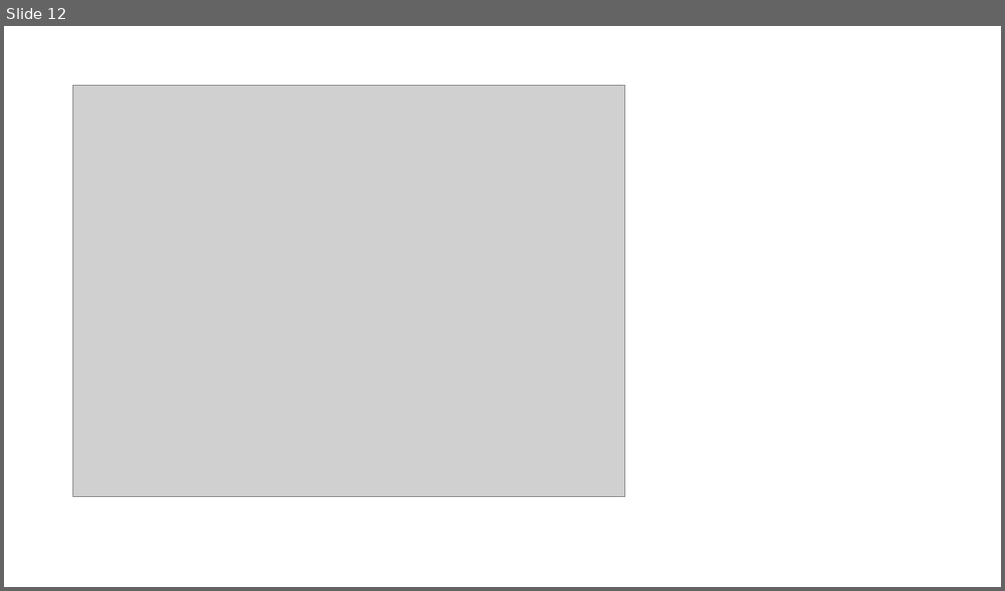
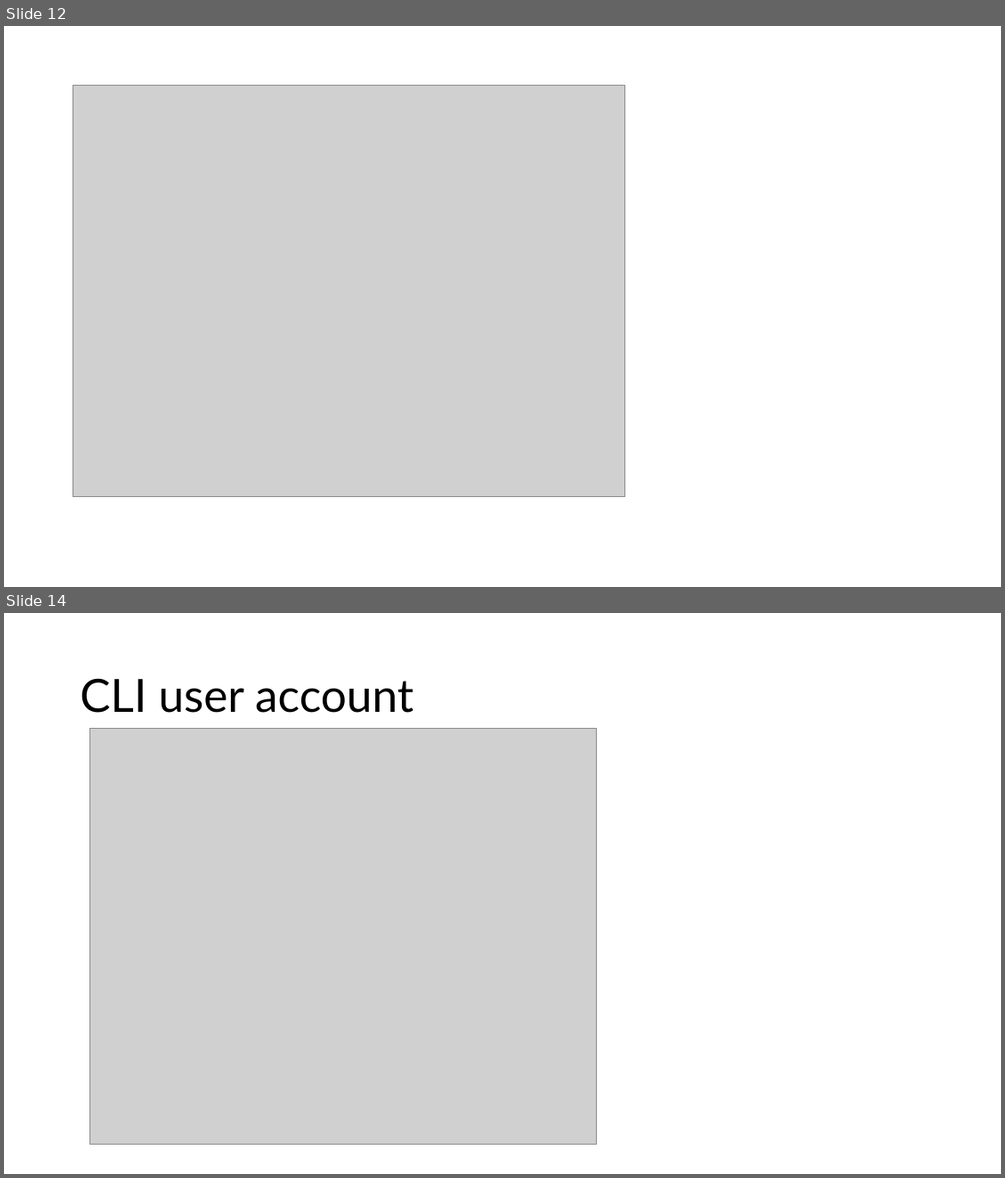
Before and after one commit to PengoPango/401IT_OperatingSystems_repos, a slide deck: 401_OperatingSystems/assignments/Windows Server 2022.pptx. Shown one above the other, each under a label of ours: slide 12 before the commit, slides 12 and 14 after it; the slides between them are not shown. The pictures are 1005x591 and 1005x1178 pixels, drawn with LibreOffice and Linux fonts; fonts in the diff are those of the drawing; grey boxes stand for pictures. Boxes give left, top, right and bottom in pixels: in the first picture for what was removed or moved away, otherwise in the second. Text is boxed around its words. In the diff, an @@ line names an element or a change of style, - is before the commit and + after.

Commit message:
user accounts added, need to sort access control

```diff
--- a/401_OperatingSystems/assignments/Windows Server 2022.pptx
+++ b/401_OperatingSystems/assignments/Windows Server 2022.pptx
@@ slide 14 added at box(4, 613, 1001, 1174), background #FFFFFF @@
@@ title added at box(80, 678, 413, 713), 44 pt, text #000000 @@
+CLI user account
@@ picture added at box(90, 728, 597, 1144) @@
```
Also in this commit, not shown: 3 other slides added, 5 other files.
